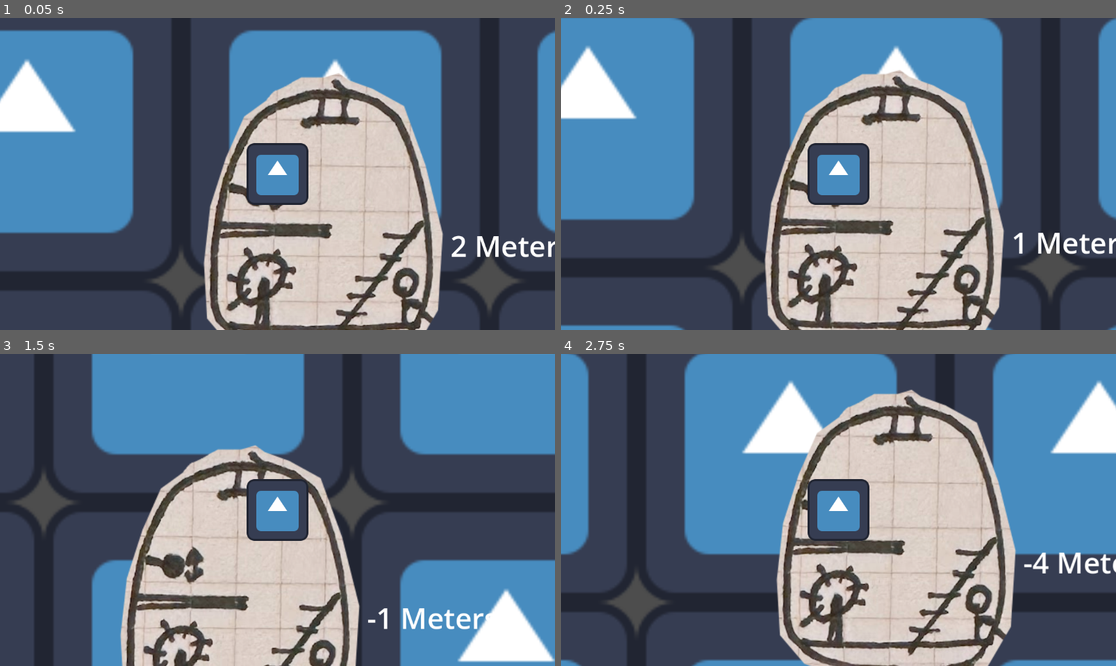
Above: before the commit, frames 1-4 (two rows, left to right).
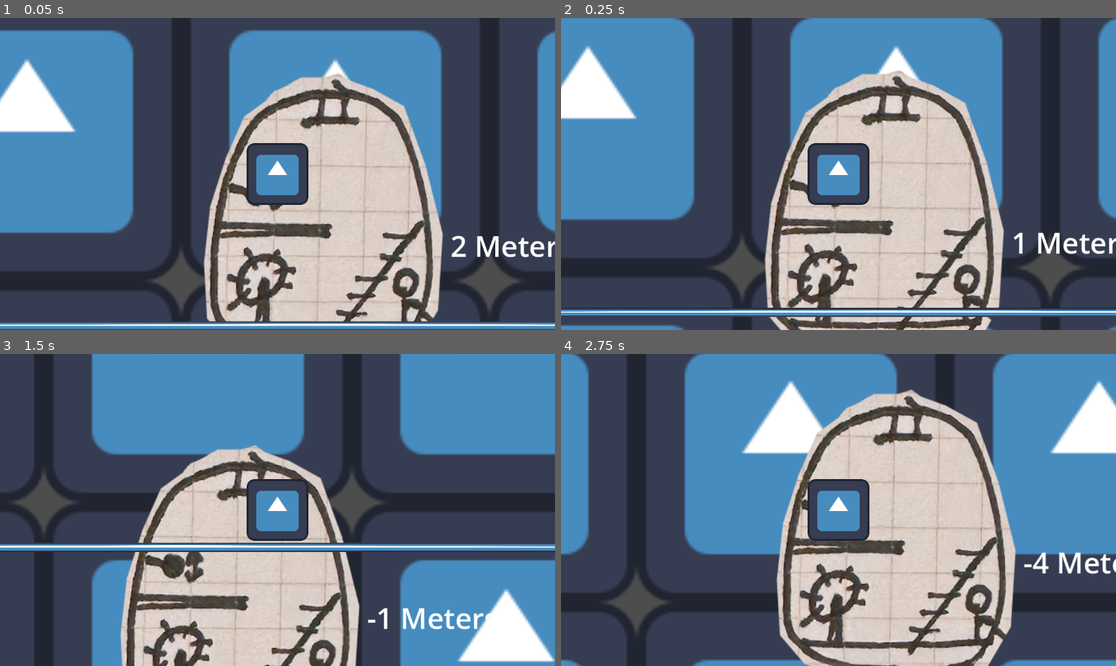
Above: after the commit, the same moments.

Repository: calzila/GGJ_2025
Game: Godot game, scene res://Overworld.tscn
The game is run twice, just before and just after one commit, with the same random seed, the same clock (stepped at 60 frames per second) and the same inputs. The engine's default icon, where the game draws it, is replaced by a stand-in: a white triangle on a blue panel in a dark square.
Inputs:
- Up to frame 1 (0.05 s): no input
- Up to frame 2 (0.25 s): no input
- Up to frame 3 (1.5 s): tap Enter (ui_accept) at 0.5, 0.77 s; hold D (move_right) from 0.53 s (still down)
- Up to frame 4 (2.75 s): tap Enter (ui_accept) at 1.52 s; release D (move_right) at 2.03 s; hold A (move_left) from 2.03 s (still down)

The runs differ from the first frame. In frame 1, 2.5% of the frame differs, in the area x 0-100%, y 97-100%; in frame 2, 2.5%; in frame 3, 2.6%, in the area x 0-100%, y 60-64%; in frame 4, nothing differs.

Commit message:
Making a fake surface of the water

Diff:
--- a/Overworld.tscn
+++ b/Overworld.tscn
@@ -20,3 +20,7 @@
 texture = ExtResource("3_g4m70")
 region_enabled = true
 region_rect = Rect2(0, 1000, 10000, 10000)
+
+[node name="Icon2" type="Sprite2D" parent="."]
+scale = Vector2(64.02, 0.15)
+texture = ExtResource("3_g4m70")
